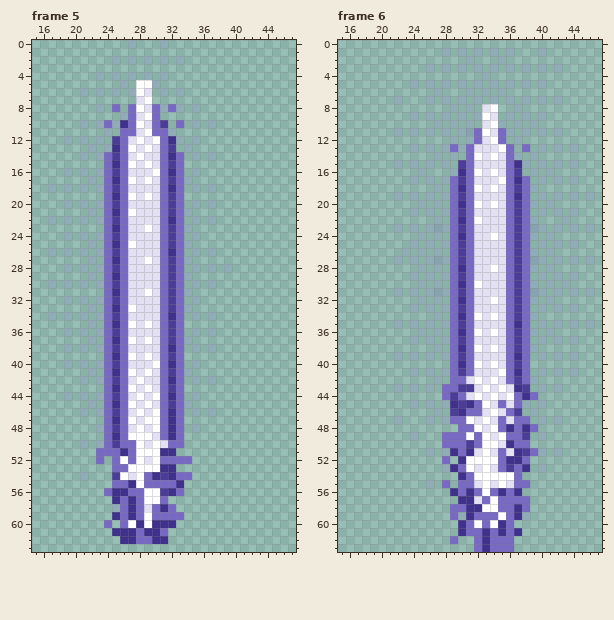
Pixel-art file, stored at assets/sprites/projectiles_spritesheet.aseprite. Above is the file before it was changed.
64x64 pixels, 9 frames. Shown: frame 5: x 15..47, y 0..63; frame 6: x 15..47, y 0..63.
New version:
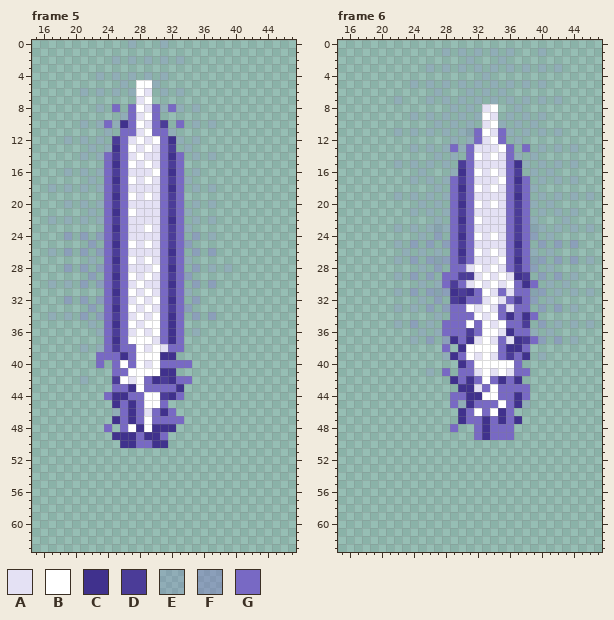
Palette (. is transparent): A #e4e1f4  B #ffffff  C #40318d  D #4b3c98  E #7869c433  F #7869c45c  G #7869c4
Commit message: player ship renders ontop of projectiles
Changes in this commit:
Changed rows in their new state; - is an unchanged pixel.
Frame 5:
first column x 19:
24 F-F-F-----------F-E
25 ---F------B----F---
26 F-F-F-----------F-F
27 --------B----------
28 F-F-F------B-C--F--
29 ---F----B-B----F---
30 --F-F----B---C--F-F
31 --------B----------
32 F-F-F----B-B-C--F--
33 ---F------B----F---
34 --F-F----B-B----F-F
35 -----------B-C-----
36 .-.------B-B-C----.
37 ---.-----B---C-.---
38 .-------GB-BAG--.-.
39 ----G-GCGB-BCC.----
40 .-.-G.GBGB---G-G.--
41 ---.-.G--B-BCC..---
42 ----..-B--GCD--G.-.
43 -----.G-CBGG-GC----
44 .-.-.-CCGGB-D---.--
45 ---.-.--CG-B-...---
46 --.-..E-CG-GCG.-.-.
47 -----.--CG-G-G-----
48 ----.-.-BCBCC-.-.--
49 -----.-CCGCC-..----
50 --.-...CCGGCC..----
51 ----..........-----
52 ----.-..........---
53 ------........-----
54 --.---..........---
55 ------.........----
56 -----..........----
57 ------.......------
58 ------........-----
59 ------.........----
60 -----.-.......-----
61 ------.......------
62 -------......------
Frame 6:
first column x 22:
24 -----F----B------F-----
25 E-F-F-F--------C--F-F-F
26 --------C-B-B----------
27 --F-F-F------B-C--F-F-F
28 -----F--GAB------F-----
29 E-F-F-G--D-B-BACD-F-F--
30 ------GDGA--B-BGCG-----
31 --F-F-FC-CGB-GAG--F----
32 -----F-D--G------F-----
33 E---F-F-GB-B-GAG--F-F--
34 --------G----GCGCG-----
35 --F---G-GBGB-B-GD-F----
36 ------G-GDGB--CG-------
37 ----F-FCGC-B-GACDGF-F--
38 -----.G.-B-B-GCC-.-----
39 .-.-.--CGB-B-GDGC---.-.
40 -------.---B-BBG.------
41 --.---G.G--B--AG--.-.-.
42 -----.-C-CGBGC-C..-----
43 .-.-.-..CC-GBGGGG-.-.--
44 ------.G-CCB-GGCG.-----
45 --.-.-.GE--GGBGC--.----
46 -----.-.--BG-C-.-.-----
47 .---.-..CGGCGCGC.-.-.--
48 -------G..GCG-G...-----
49 --.---....-CGG-..-.----
50 ------...........------
51 ----.-.............-.--
52 ------.-.........------
53 ------...........-.----
54 --------........-------
55 ----.-.-.........------
56 -------.........-------
57 --------.........------
58 -------..........------
59 -------..........------
60 --------.......--------
61 --------........-------
62 -------.--.....--------
63 ----------.....--------
Changed places in both pictures, as pixel boxes (x1, y1, x2, y2):
changed: (64, 232, 216, 544)
changed: (394, 232, 578, 552)
